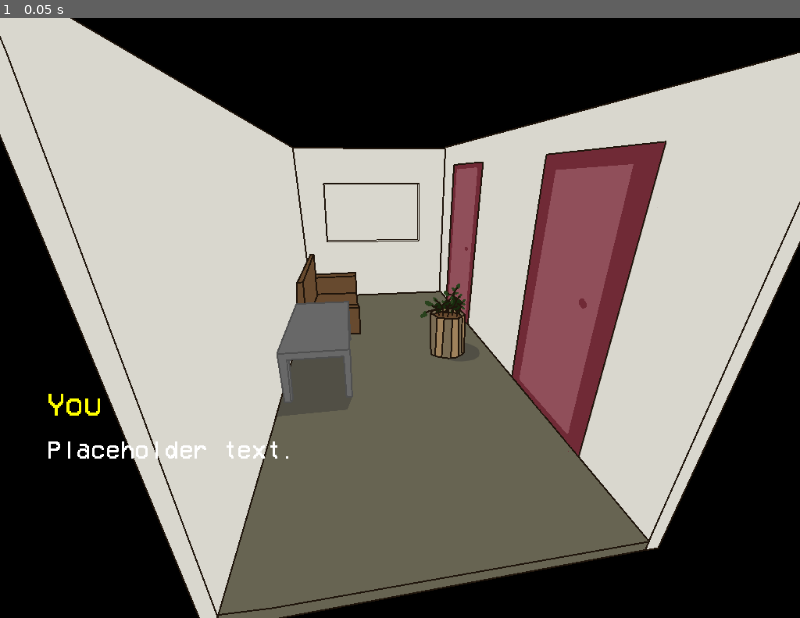
Above: before the commit, frame 1.
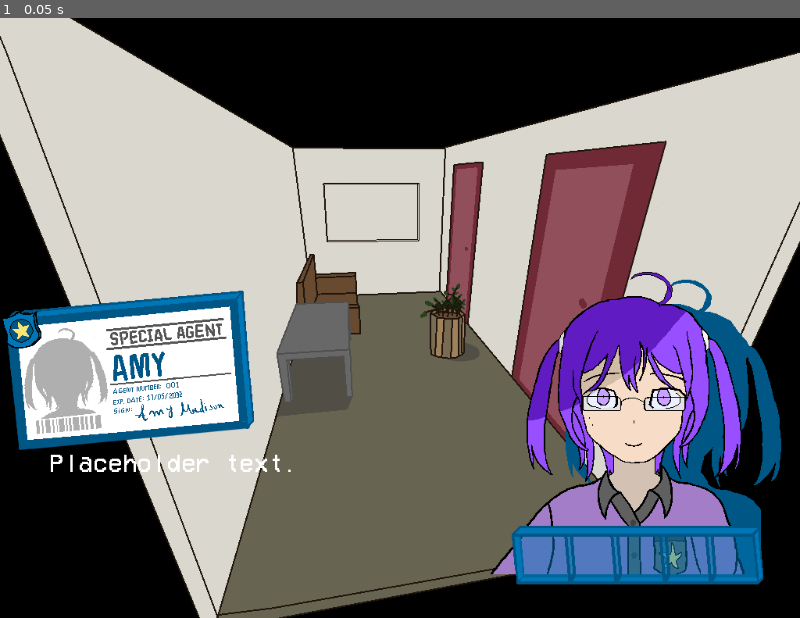
Above: after the commit, the same moment.

Repository: Pauisdev/fin-del-caso
Game: Godot game, scene res://scenes/main.tscn
Same seed, same stepped clock (60 frames per second), same inputs: the game is played once before the commit and once after it.
Inputs:
- Up to frame 1 (0.05 s): no input

The runs differ from the first frame. In frame 1, 20% of the frame differs, in the area x 0-98%, y 42-95%.

Commit message:
Add sprites ingame

Diff:
--- a/godot/scenes/ui.tscn
+++ b/godot/scenes/ui.tscn
@@ -1,7 +1,11 @@
 [gd_scene format=3 uid="uid://dk4u2h30u1a2"]
 
 [ext_resource type="Texture2D" uid="uid://dp47tl488p62j" path="res://ui/text-box.png" id="2_x4jx1"]
+[ext_resource type="Texture2D" uid="uid://bp1j7oafmsxmh" path="res://ui/expressions/amy/default-shadow.png" id="3_gdt2y"]
+[ext_resource type="Texture2D" uid="uid://ckt6ovkoxxouv" path="res://ui/expressions/amy/default.png" id="4_8dubc"]
 [ext_resource type="FontFile" uid="uid://dar03mp1y4yje" path="res://fonts/vcr-osd-mono.ttf" id="4_wm3ai"]
+[ext_resource type="Texture2D" uid="uid://be21uidkv8nbt" path="res://ui/badges/amy.png" id="5_wm3ai"]
+[ext_resource type="Texture2D" uid="uid://bm08ipwcig3l0" path="res://ui/inventory.png" id="6_8dubc"]
 
 [node name="Ui" type="GameUi" unique_id=1007981375]
 
@@ -14,9 +18,9 @@
 [node name="Text" type="RichTextLabel" parent="TextBox" unique_id=580713972]
 texture_filter = 1
 layout_mode = 0
-offset_left = 60.0
-offset_top = 537.0
-offset_right = 964.0
+offset_left = 63.0
+offset_top = 554.0
+offset_right = 613.0
 offset_bottom = 711.0
 theme_override_fonts/normal_font = ExtResource("4_wm3ai")
 theme_override_font_sizes/normal_font_size = 32
@@ -24,18 +28,29 @@
 text = "Placeholder text."
 visible_characters_behavior = 1
 
-[node name="ActorName" type="RichTextLabel" parent="TextBox" unique_id=705853880]
+[node name="CharacterShadow" type="TextureRect" parent="." unique_id=1555713273]
 texture_filter = 1
-layout_mode = 0
-offset_left = 60.0
-offset_top = 475.0
-offset_right = 266.0
-offset_bottom = 516.0
-theme_override_colors/default_color = Color(1, 1, 0, 1)
-theme_override_fonts/normal_font = ExtResource("4_wm3ai")
-theme_override_font_sizes/normal_font_size = 40
-bbcode_enabled = true
-text = "You"
+offset_right = 1024.0
+offset_bottom = 768.0
+texture = ExtResource("3_gdt2y")
+
+[node name="Character" type="TextureRect" parent="." unique_id=1076876250]
+texture_filter = 1
+offset_right = 1024.0
+offset_bottom = 768.0
+texture = ExtResource("4_8dubc")
+
+[node name="Badge" type="TextureRect" parent="." unique_id=854350372]
+texture_filter = 1
+offset_right = 40.0
+offset_bottom = 40.0
+texture = ExtResource("5_wm3ai")
+
+[node name="Inventory" type="TextureRect" parent="." unique_id=1200997111]
+texture_filter = 1
+offset_right = 40.0
+offset_bottom = 40.0
+texture = ExtResource("6_8dubc")
 
 [node name="ClickParticles" type="ClickParticle" parent="." unique_id=830264165]
 position = Vector2(654, 344)
